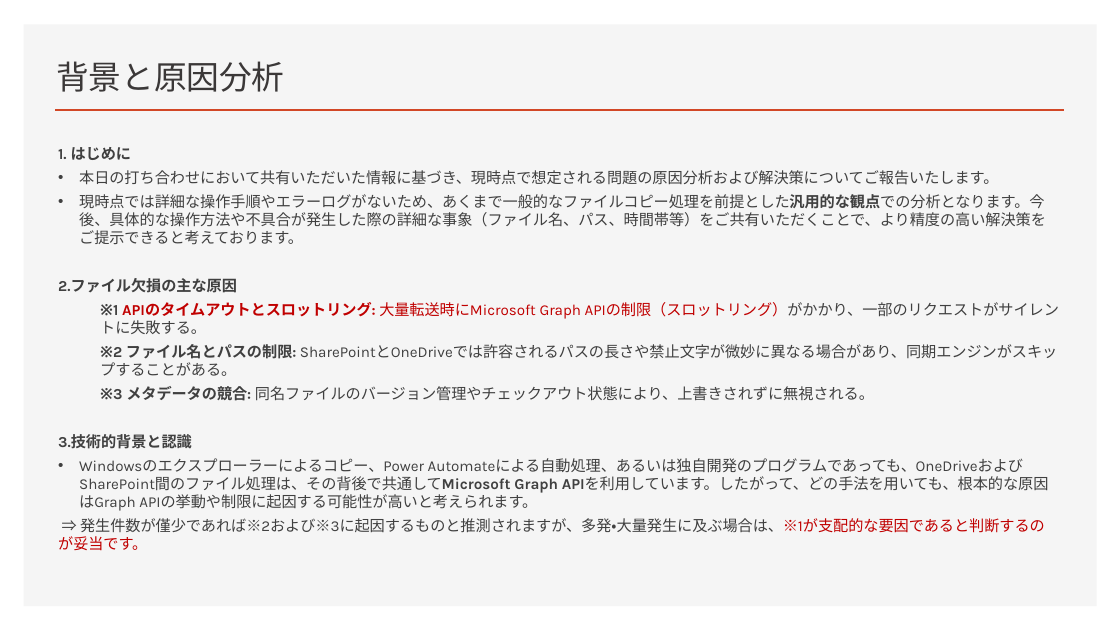
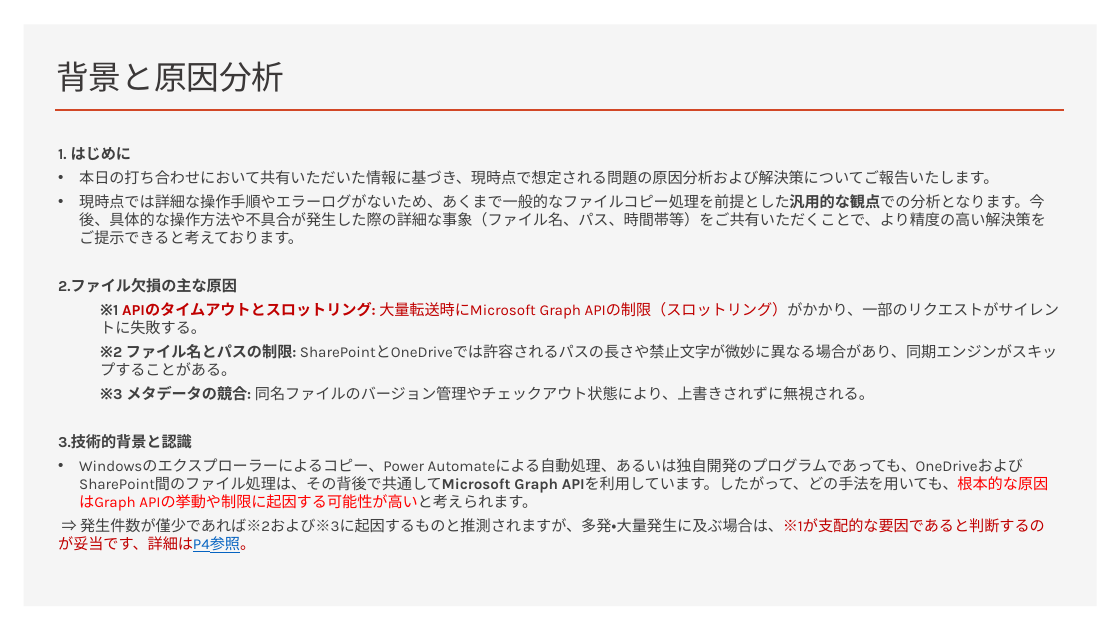
Before and after one commit to 0494938/Notes--CMS-Online, a slide deck: slide 2 of OneDrive⇒SharePointファイルコピー欠落.pptx. Drawn at 1120x630 pixels with LibreOffice and Linux fonts; fonts in the diff are those of the drawing. Boxes give left, top, right and bottom in pixels: in the first picture for what was removed or moved away, otherwise in the second. Text is boxed around its words. In the diff, an @@ line names an element or a change of style, - is before the commit and + after.

```diff
--- a/OneDrive⇒SharePointファイルコピー欠落.pptx
+++ b/OneDrive⇒SharePointファイルコピー欠落.pptx
@@ text at (79, 458, 1049, 511): text colour #404040 to #FF0000 in "APIを利用しています。したがって、どの手法を用いても、根本的な原因はGraph APIの挙動や制限に起因する可能性が高 ..." @@
@@ text at (58, 518, 1045, 553): text changed @@
-⇒ 発生件数が僅少であれば※2および※3に起因するものと推測されますが、多発・大量発生に及ぶ場合は、※1が支配的な要因であると判断するのが妥当です。
+⇒ 発生件数が僅少であれば※2および※3に起因するものと推測されますが、多発・大量発生に及ぶ場合は、※1が支配的な要因であると判断するのが妥当です、詳細はP4参照。
```
Also in this commit, not shown: 2 other slides changed, 3 other files.
